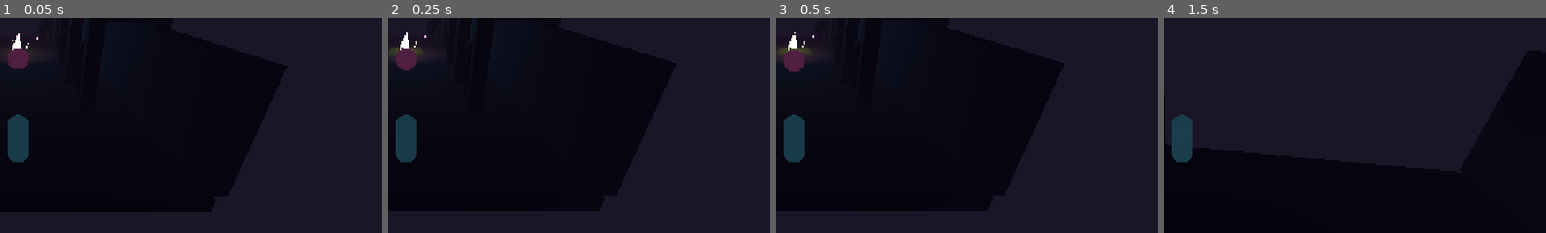
Above: before the commit, frames 1-4 (left to right).
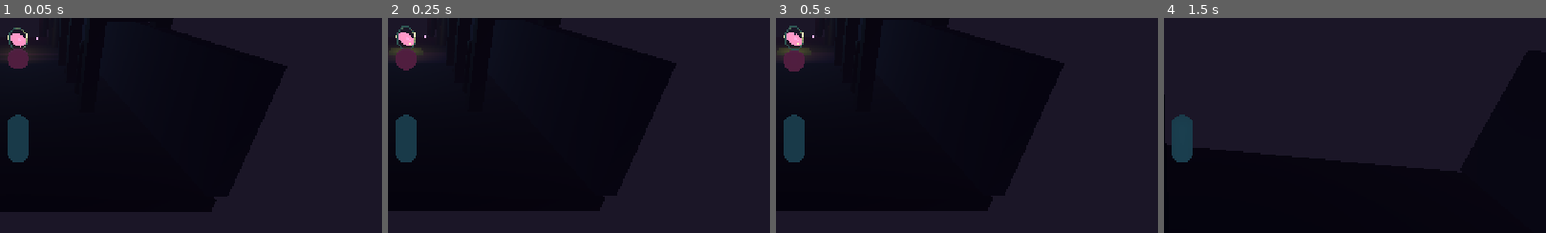
Above: after the commit, the same moments.

Repository: VoidcallerOC/The-Grotto
Game: Godot game, scene res://scenes/descent/descent.tscn
Two runs of this game, one before a commit and one after it. Both use one fixed random seed, a clock stepped at 60 frames per second and the inputs below. This scene is started directly instead of the project's main scene.
Inputs (mouse positions are % of the whole screen's width and height, from its top left):
- Up to frame 1 (0.05 s): no input
- Up to frame 2 (0.25 s): no input
- Up to frame 3 (0.5 s): no input
- Up to frame 4 (1.5 s): move the mouse to (72, 45) at 0.52 s; hold D (move_right) 0.53-1.28 s; tap E (interact) at 0.6 s; click (72, 45) at 0.67 s; move the mouse to (30, 55) at 1.27 s; hold S (move_back) from 1.28 s (still down); tap Space (attack) at 1.35 s
The pictures show only the part of the screen within x 48-98%, y 24-74%; the shares and areas given below are measured in that part.

The runs differ from the first frame. In frame 1, 0.3% of the frame differs, in the area x 2-8%, y 4-16%; in frame 2, 0.4%; in frame 3, 0.4%, in the area x 2-8%, y 3-16%; in frame 4, nothing differs.

Commit message:
asset: prove authored echo pipeline in godot

Diff:
--- a/scripts/world/descent.gd
+++ b/scripts/world/descent.gd
@@ -3,6 +3,7 @@
 const PLAYER_SCENE := preload("res://scenes/player/player.tscn")
 const ENEMY_SCRIPT := preload("res://scripts/enemies/enemy.gd")
 const VISUAL_KIT := preload("res://scripts/world/visual_kit.gd")
+const ECHO_SCENE := preload("res://assets/models/echo_production.glb")
 var player: GrottoPlayer
 var enemy: GrottoEnemy
 var climax_enemy: GrottoEnemy
@@ -11,7 +12,7 @@
 var health_label: Label
 var enemy_health_label: Label
 var event_light: OmniLight3D
-var echo_mesh: MeshInstance3D
+var echo_mesh: Node3D
 var echo_position := Vector3(0, 0, -12)
 var climax_position := Vector3(0, 0, -20)
 var echo_collected := false
@@ -190,20 +191,12 @@
 	VISUAL_KIT.add_dust(self, "DescentDust", Vector3(0, 2.0, -8.0), Color(0.37, 0.29, 0.48, 0.26), 70)
 
 func _build_echo() -> void:
-	echo_mesh = MeshInstance3D.new()
-	echo_mesh.name = "Echo"
-	var crystal := CylinderMesh.new()
-	crystal.top_radius = 0.0
-	crystal.bottom_radius = 0.42
-	crystal.height = 1.5
-	echo_mesh.mesh = crystal
+	echo_mesh = ECHO_SCENE.instantiate()
+	echo_mesh.name = "Echo_Production"
 	echo_mesh.position = echo_position + Vector3(0, 1.0, 0)
 	echo_mesh.rotation = Vector3(0.12, 0.35, -0.18)
-	echo_mesh.material_override = VISUAL_KIT.material(Color("#a4773c"), 0.28, 0.25, Color("#f0c86c"), 4.0)
+	echo_mesh.scale = Vector3(1.15, 1.15, 1.15)
 	add_child(echo_mesh)
-	for angle in [0.0, 2.1, 4.2]:
-		var shard := VISUAL_KIT.add_resonance_shard(self, "EchoShard", echo_position + Vector3(cos(angle) * 0.9, 0.65, sin(angle) * 0.9), Color("#e9bd62"), Vector3(0.42, 0.7, 0.42))
-		shard.rotation = Vector3(0.3, angle, -0.25)
 
 func _add_box(node_name: String, pos: Vector3, size: Vector3, color: Color) -> void:
 	var body := StaticBody3D.new()
Binary file added: assets/models/echo_production.glb
Binary file added: visual-review/06-echo-procedural-baseline.png
Binary file added: visual-review/10-echo-production.png
Not shown, changed: docs/VISUAL-DIRECTION.md
Not shown, changed: docs/VISUAL-REVIEW.md
Not shown, added: tools/blender/create_echo.py
Not shown, added: tools/blender/source/echo_production.blend.zip
